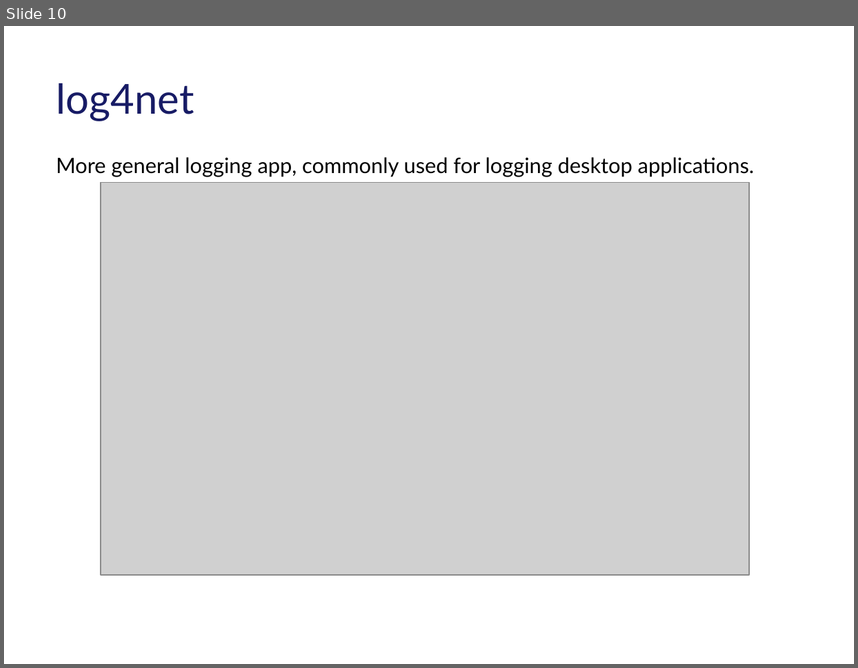
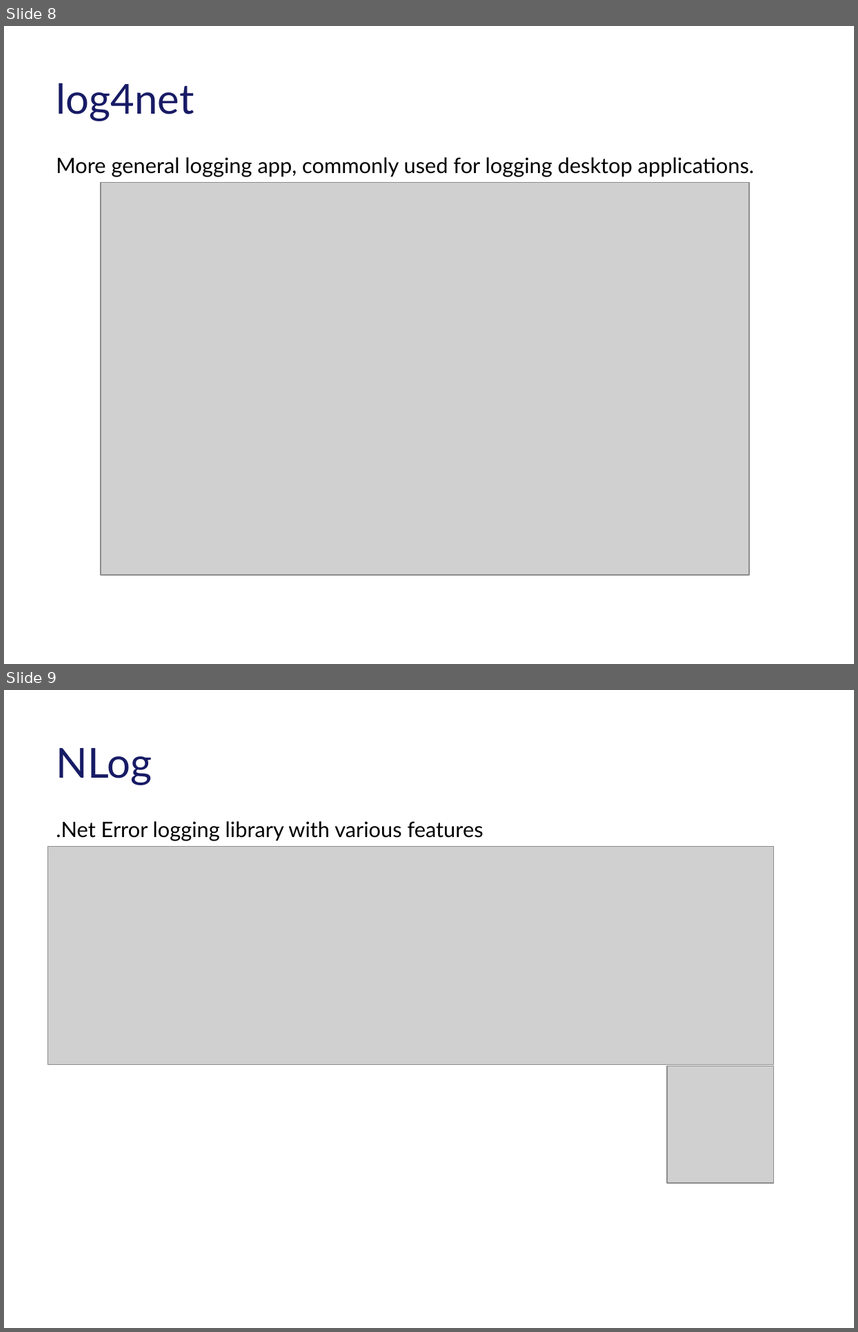
Before and after one commit to tarasiscom/Lv-273, a slide deck: education/Exception_Handling_In_Core_Puhach_Ivan.pptx. Shown one above the other, each under a label of ours: slide 10 before the commit, slides 8 and 9 after it. The pictures are 858x668 and 858x1332 pixels, drawn with LibreOffice and Linux fonts; fonts in the diff are those of the drawing; grey boxes stand for pictures; background and template pictures are left out. Boxes give left, top, right and bottom in pixels: in the first picture for what was removed or moved away, otherwise in the second. Text is boxed around its words. In the diff, an @@ line names an element or a change of style, - is before the commit and + after.

```diff
--- a/education/Exception_Handling_In_Core_Puhach_Ivan.pptx
+++ b/education/Exception_Handling_In_Core_Puhach_Ivan.pptx
@@ slide 9 added at (4, 690, 854, 1328), background #FFFFFF @@
@@ title added at (56, 748, 152, 785), 35 pt, text #171B65 @@
+NLog
@@ text added at (56, 821, 484, 841), 18 pt, text #000000 @@
+.Net Error logging library with various features
@@ picture added at (47, 847, 773, 1064) @@
@@ picture added at (667, 1066, 773, 1183) @@
@@ what was slide 10 is now slide 8 @@
```
Also in this commit, not shown: 2 slides changed, 8 other slides added, 2 slides removed.
